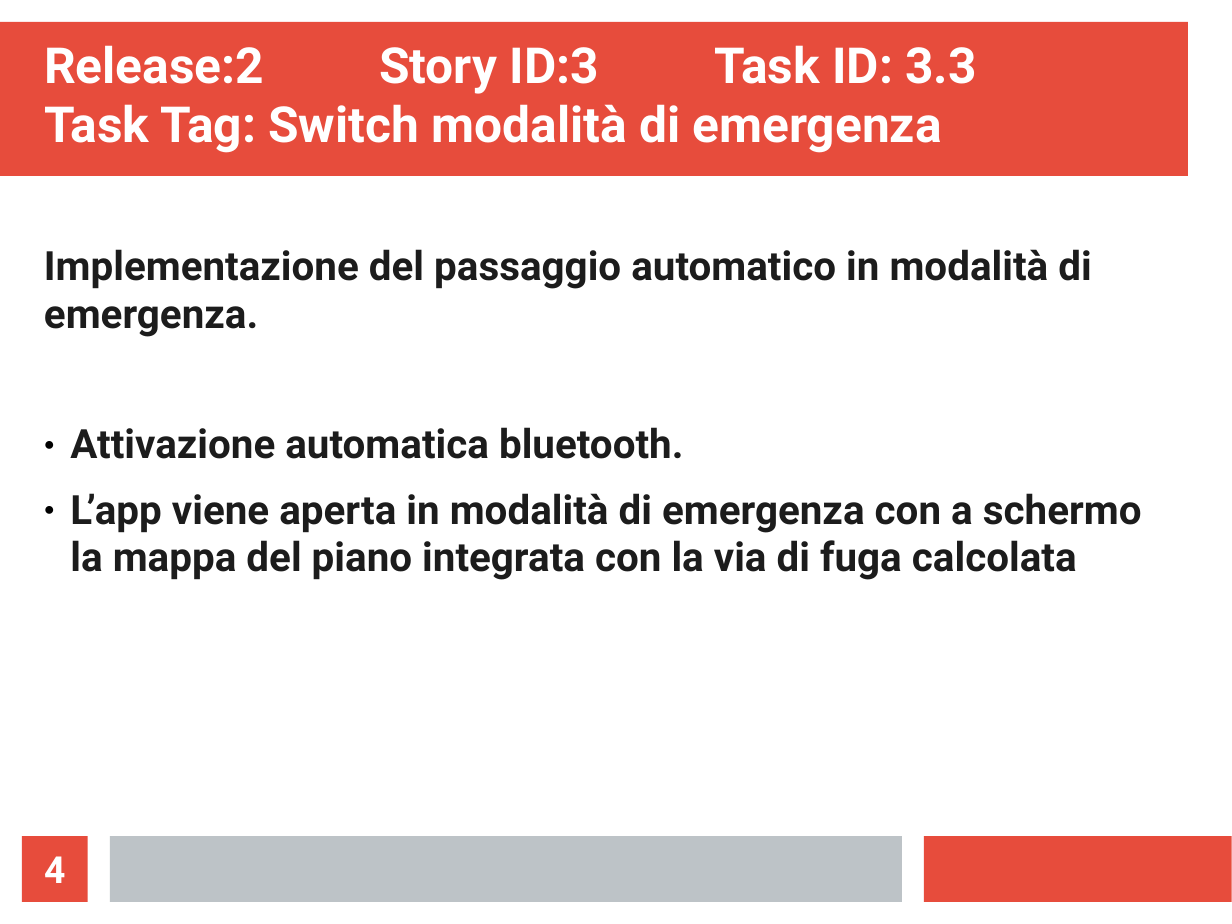
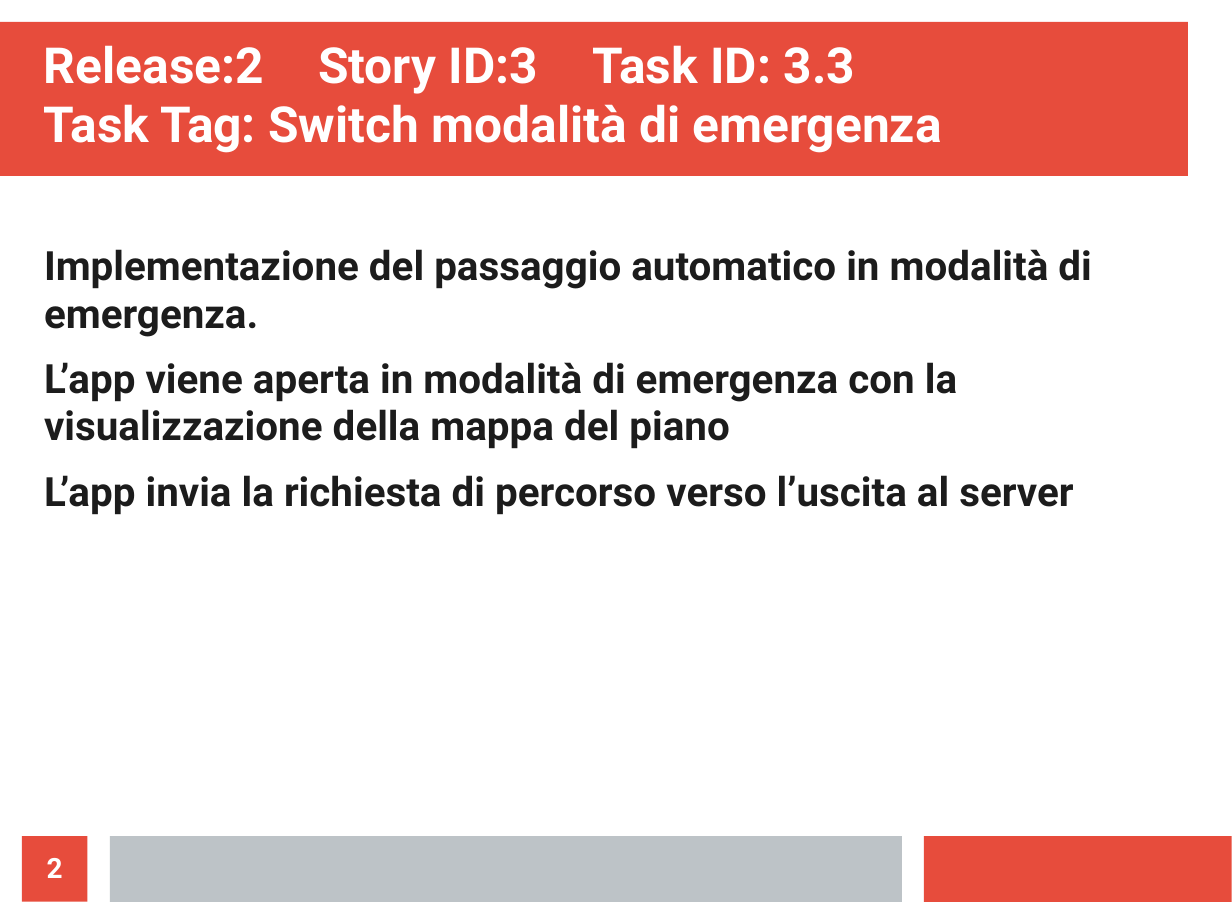
Before and after one commit to ecorradini/ProgettoIDS, a slide deck: slide 2 of AnalisiRequisiti/TaskModEmergenza.ppt (slide 4 before the commit). Drawn at 1232x924 pixels with LibreOffice and Linux fonts; fonts in the diff are those of the drawing. Boxes give left, top, right and bottom in pixels: in the first picture for what was removed or moved away, otherwise in the second. Text is boxed around its words. In the diff, an @@ line names an element or a change of style, - is before the commit and + after.

```diff
--- a/AnalisiRequisiti/TaskModEmergenza.ppt
+++ b/AnalisiRequisiti/TaskModEmergenza.ppt
@@ text "Release:2 Story ID:3 Task ID: ..." rewrapped from (x1=44, y1=45, x2=976, y2=153) to (x1=44, y1=45, x2=942, y2=153) @@
@@ text at (x1=44, y1=362, x2=1073, y2=515): text changed @@
-● Attivazione automatica bluetooth.
-● L’app viene aperta in modalità di emergenza con a schermo la mappa del piano integrata con la via di fuga calcolata
+L’app viene aperta in modalità di emergenza con la visualizzazione della mappa del piano
+L’app invia la richiesta di percorso verso l’uscita al server
@@ page number at (x1=47, y1=858, x2=63, y2=878): text changed; size 24 to 18 pt @@
-4
+2
```
Also in this commit, not shown: 2 other slides changed, 2 slides removed, 8 other files.
